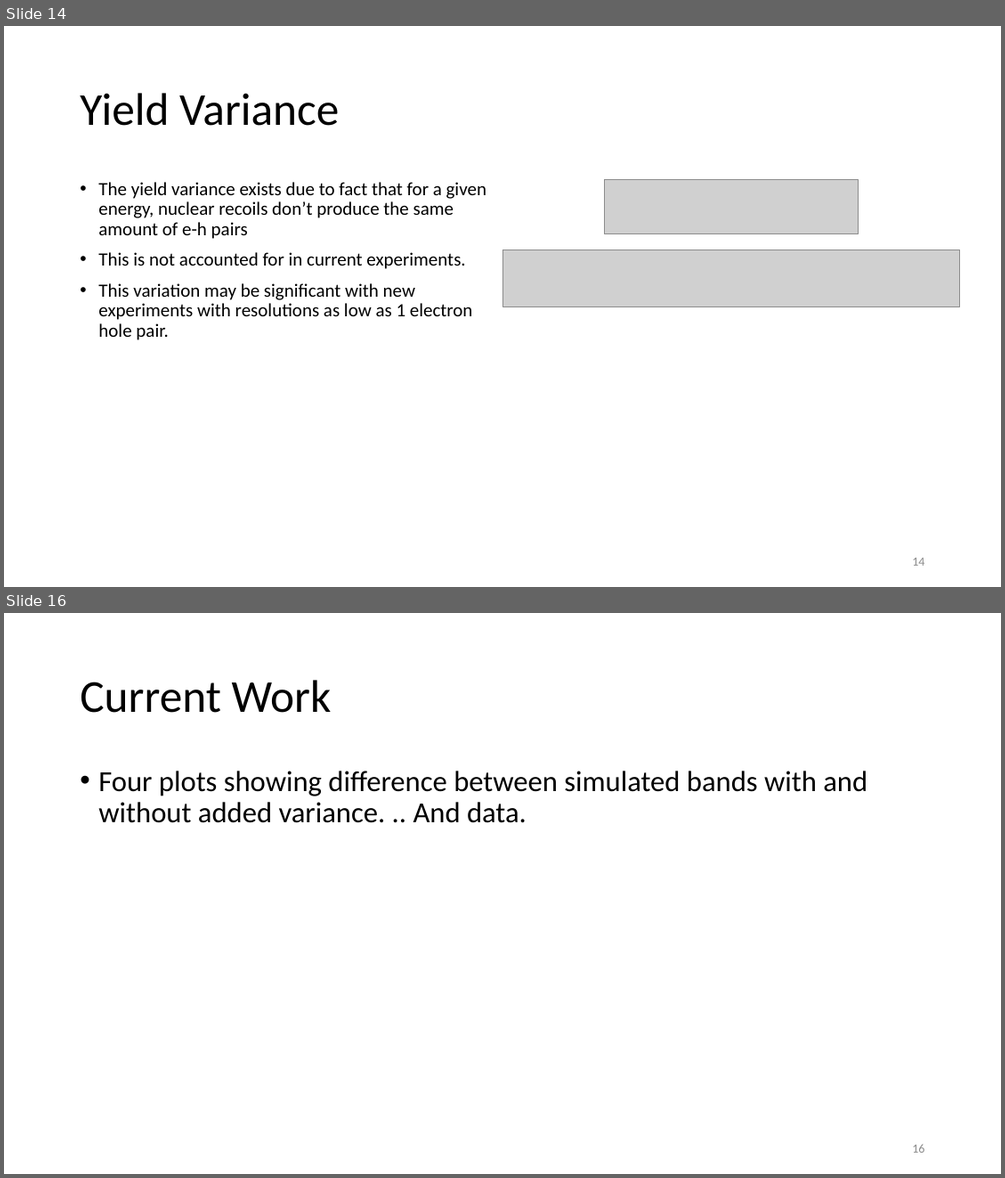
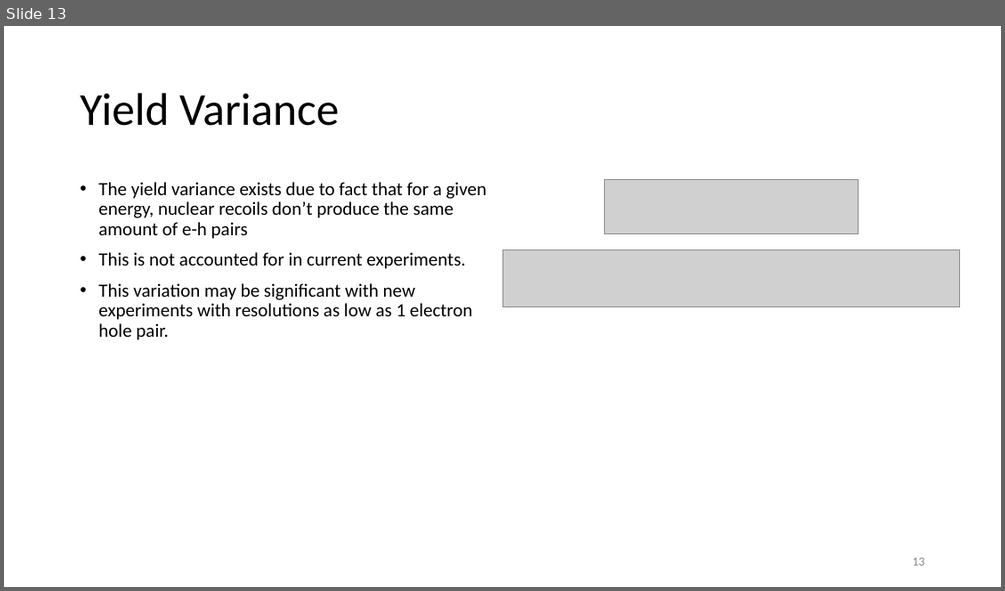
Before and after one commit to villaa/nrFano_Constraint, a slide deck: Mitch_Hawaii_talk. .pptx. Shown one above the other, each under a label of ours: slides 14 and 16 before the commit, slide 13 after it; the slides between them are not shown. The pictures are 1005x1178 and 1005x591 pixels, drawn with LibreOffice and Linux fonts; fonts in the diff are those of the drawing; grey boxes stand for pictures. Boxes give left, top, right and bottom in pixels: in the first picture for what was removed or moved away, otherwise in the second. Text is boxed around its words. In the diff, an @@ line names an element or a change of style, - is before the commit and + after.

```diff
--- a/Mitch_Hawaii_talk. .pptx
+++ b/Mitch_Hawaii_talk. .pptx
@@ slide 16 removed at (x1=4, y1=613, x2=1001, y2=1174), background #FFFFFF @@
@@ title removed at (x1=80, y1=680, x2=332, y2=713) @@
-Current Work
@@ text removed at (x1=98, y1=771, x2=867, y2=823) @@
-• Four plots showing difference between simulated bands with and without added variance. .. And data.
@@ page number removed at (x1=912, y1=1144, x2=924, y2=1152) @@
-16
@@ what was slide 14 is now slide 13 @@
@@ page number at (x1=912, y1=557, x2=924, y2=565): text changed @@
-14
+13
```
Also in this commit, not shown: 2 slides changed, 3 slides added, 5 other slides removed, 4 other files.
